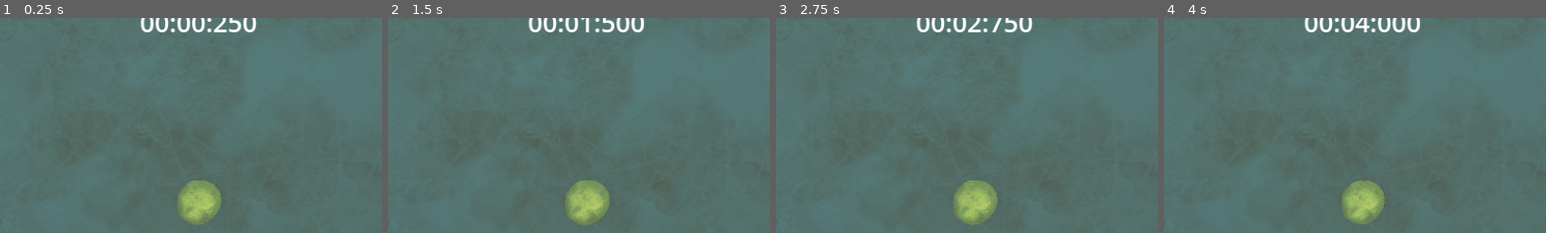
Above: before the commit, frames 1-4 (left to right).
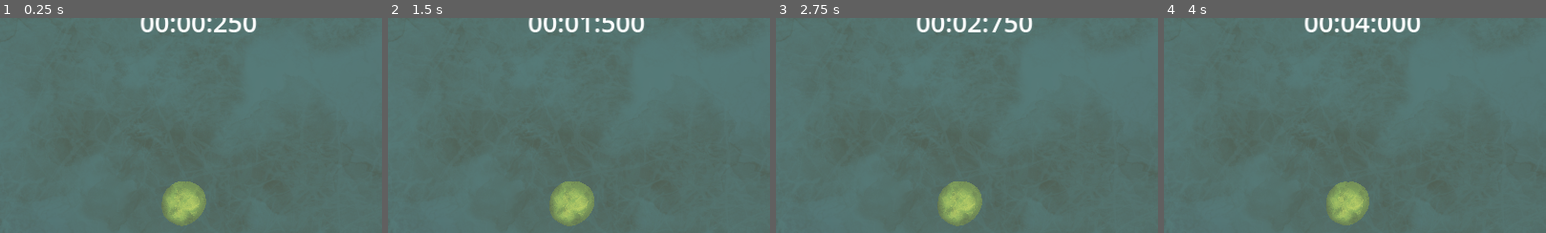
Above: after the commit, the same moments.

Repository: MarianPoirot/Gamejam-cellule
Game: Godot game, scene res://Scenes/main.tscn
The game is run twice, just before and just after one commit, with the same random seed, the same clock (stepped at 60 frames per second) and the same inputs.
Inputs (mouse positions are % of the whole screen's width and height, from its top left):
- Up to frame 1 (0.25 s): no input
- Up to frame 2 (1.5 s): click "Restart" at 0.5 s; click "Restart" at 1.25 s
- Up to frame 3 (2.75 s): click "Restart" at 2 s
- Up to frame 4 (4 s): move the mouse to (72, 45) at 2.77 s; click (72, 45) at 2.92 s; move the mouse to (30, 55) at 3.52 s; click (30, 55) at 3.67 s
The pictures show only the part of the screen within x 24-74%, y 3-53%; the shares and areas given below are measured in that part.

The runs differ from the first frame. In frame 1, 2.0% of the frame differs, in the area x 42-58%, y 75-97%; in frame 2, 2.1%; in frame 3, 2.1%; in frame 4, 2.0%.

Commit message:
Update Cellule

Diff:
--- a/Scenes/Cellule.tscn
+++ b/Scenes/Cellule.tscn
@@ -1,5 +1,6 @@
-[gd_scene load_steps=51 format=3 uid="uid://cetcjfwlkbibe"]
-
+[gd_scene load_steps=53 format=3 uid="uid://cetcjfwlkbibe"]
+
+[ext_resource type="Script" path="res://Scripts/Cellule.gd" id="1_gk0te"]
 [ext_resource type="Texture2D" uid="uid://bb3o83vcm4pm" path="res://Assets/Sprites/Cellule/cellule0000.png" id="1_njaje"]
 [ext_resource type="Texture2D" uid="uid://cp0wj1apukyxj" path="res://Assets/Sprites/Cellule/cellule0001.png" id="2_2j1hd"]
 [ext_resource type="Texture2D" uid="uid://c44yqv11phmfs" path="res://Assets/Sprites/Cellule/cellule0002.png" id="3_2h17q"]
@@ -205,11 +206,22 @@
 "speed": 48.0
 }]
 
+[sub_resource type="CircleShape2D" id="CircleShape2D_nx3b0"]
+radius = 480.0
+
 [node name="Cellule" type="Node2D"]
 scale = Vector2(0.1, 0.1)
+script = ExtResource("1_gk0te")
 
 [node name="AnimatedSprite2D" type="AnimatedSprite2D" parent="."]
 sprite_frames = SubResource("SpriteFrames_be82w")
 animation = &"Cellule"
 autoplay = "Cellule"
-frame_progress = 0.221344
+frame_progress = 0.850659
+
+[node name="Area2D" type="Area2D" parent="."]
+
+[node name="CollisionShape2D" type="CollisionShape2D" parent="Area2D"]
+shape = SubResource("CircleShape2D_nx3b0")
+
+[connection signal="input_event" from="Area2D" to="." method="_hit"]
--- a/Scenes/Pin.tscn
+++ b/Scenes/Pin.tscn
@@ -14,10 +14,10 @@
 scale = Vector2(1e-05, 1e-05)
 texture = ExtResource("2_o3ebu")
 
-[node name="StaticBody2D" type="Area2D" parent="."]
+[node name="Area2D" type="Area2D" parent="."]
 
-[node name="CollisionShape2D" type="CollisionShape2D" parent="StaticBody2D"]
+[node name="CollisionShape2D" type="CollisionShape2D" parent="Area2D"]
 position = Vector2(2, 0)
 shape = SubResource("CircleShape2D_myj5b")
 
-[connection signal="input_event" from="StaticBody2D" to="." method="_on_static_body_2d_input_event"]
+[connection signal="input_event" from="Area2D" to="." method="_on_static_body_2d_input_event"]
--- /dev/null
+++ b/Scripts/Cellule.gd
@@ -0,0 +1,15 @@
+extends Node2D
+
+class_name Cellule
+
+signal getHit
+
+func Spawn(dest : Vector2):
+	var tween = get_tree().create_tween()
+	tween.parallel().tween_property(self, "scale", Vector2.ONE*0.1, 1).set_trans(Tween.TRANS_QUAD)
+	tween.parallel().tween_property(self, "position", dest, 1)
+
+
+func _hit(viewport, event, shape_idx):
+	if(event is InputEventMouseButton and event.button_index == MOUSE_BUTTON_LEFT and event.is_pressed()):
+		emit_signal("getHit")
--- a/Scripts/Map.gd
+++ b/Scripts/Map.gd
@@ -9,10 +9,6 @@
 	var cellPos : Vector2i = local_to_map(center)
 	set_cell(0, cellPos,0, productiveCellCoord)
 
-func _unhandled_input(event):
-	if(event is InputEventMouseButton and event.button_index == MOUSE_BUTTON_LEFT and event.is_pressed()):
-		print(local_to_map(get_global_mouse_position()))
-
 func isProductiveCell() -> bool:
 	var textureCoord = get_cell_atlas_coords(0, local_to_map(get_local_mouse_position()))
 	return textureCoord == productiveCellCoord
--- a/Scripts/Pin.gd
+++ b/Scripts/Pin.gd
@@ -5,8 +5,7 @@
 
 func Spawn():
 	var tween = get_tree().create_tween()
-	tween.tween_property($Sprite, "scale", Vector2.ONE*0.1, 1).set_trans(Tween.TRANS_QUAD)
-
+	tween.parallel().tween_property($Sprite, "scale", Vector2.ONE*0.1, 1).set_trans(Tween.TRANS_QUAD)
 
 func _on_static_body_2d_input_event(viewport, event, shape_idx):
 	if(event is InputEventMouseButton and event.button_index == MOUSE_BUTTON_LEFT and event.is_pressed()):
--- a/Scripts/main.gd
+++ b/Scripts/main.gd
@@ -5,7 +5,7 @@
 var nbResource : int = 0
 
 var _pinScene : PackedScene = preload("res://Scenes/Pin.tscn")
-var _celScene : PackedScene = preload("res://Scenes/Cellule.tscn")
+var _cellScene : PackedScene = preload("res://Scenes/Cellule.tscn")
 var rng : RandomNumberGenerator = RandomNumberGenerator.new()
 
 @onready
@@ -24,11 +24,6 @@
 	_pinTimer.start(rng.randi_range(1,5))
 	newCell(_map.center())
 
-func _unhandled_input(event):
-	if(event is InputEventMouseButton and event.button_index == MOUSE_BUTTON_LEFT and event.is_pressed()):
-		if(_map.isProductiveCell()):
-			IncreaseResource(1)
-
 func new_game():
 	$MobTimer.start()
 
@@ -45,12 +40,13 @@
 	pin.queue_free()
 	IncreaseResource(100)
 
+func HitBase():
+	IncreaseResource(1)
+
 func IncreaseResource(nb : int):
 	nbResource+=nb
 	UI.updateResources(nbResource)
-# Called every frame. 'delta' is the elapsed time since the previous frame.
-func _process(_delta):
-	pass
+
 
 func _on_mob_timer_timeout():
 	var mob = Enemy.instantiate()
@@ -74,8 +70,10 @@
 	get_tree().call_group("mobs", "queue_free")
 	new_game()
 
-func newCell(coord : Vector2):
-	var gridCoord = _map.alignCoord(coord)
-	var cell = _celScene.instantiate()
-	cell.position = gridCoord
+func newCell(origine : Vector2):
+	var gridCoord = _map.alignCoord(origine)
+	var cell = _cellScene.instantiate()
+	cell.position = _map.center()
+	cell.getHit.connect(HitBase)
 	_cellulesPool.add_child(cell)
+	cell.Spawn(_map.center())
